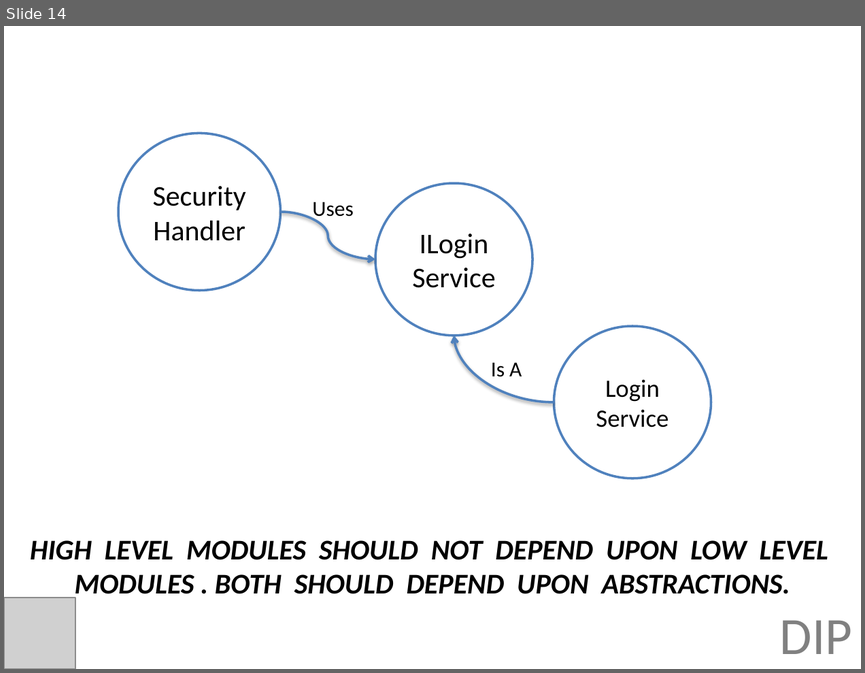
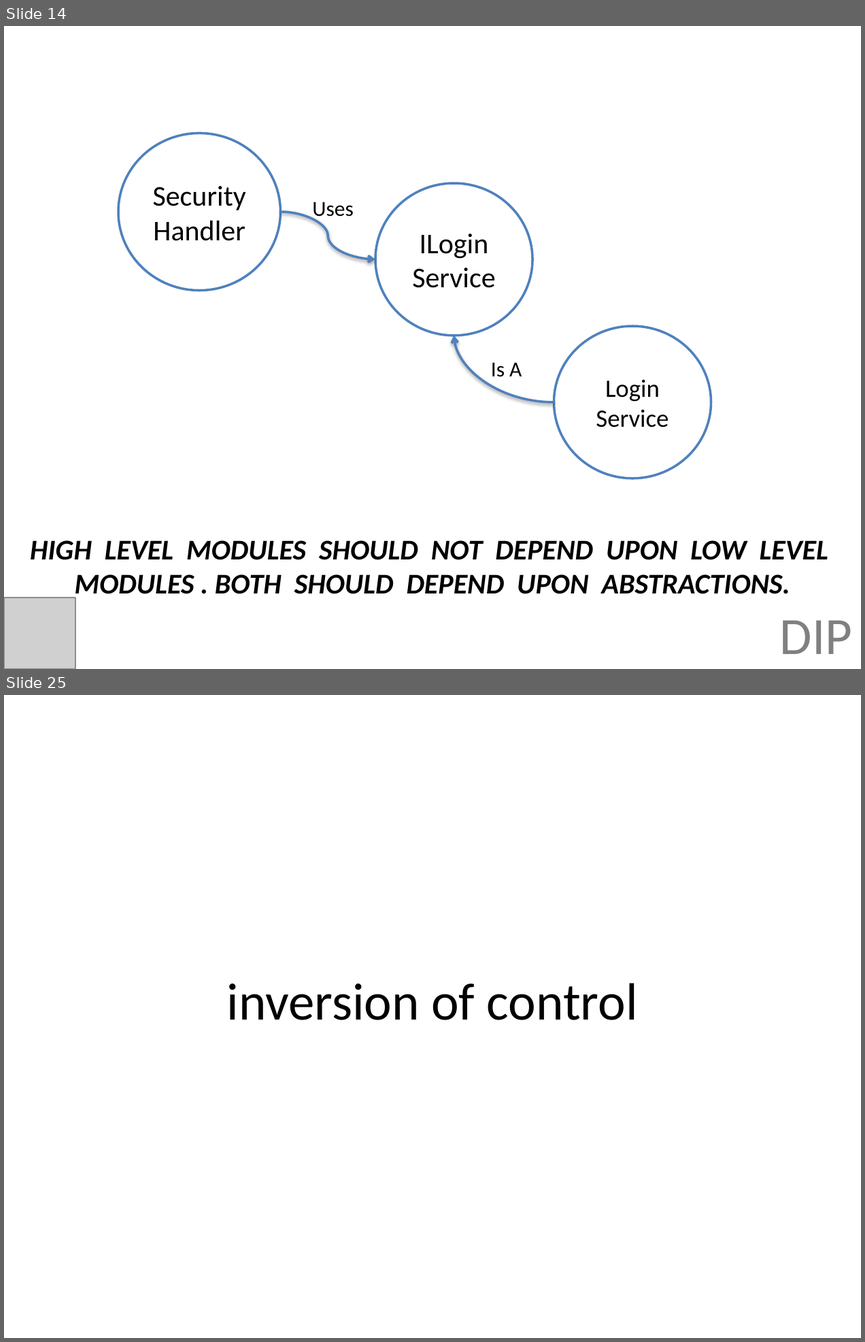
Before and after one commit to jonfuller/presentations, a slide deck: dependencies/dependencies.pptx. Shown one above the other, each under a label of ours: slide 14 before the commit, slides 14 and 25 after it; the slides between them are not shown. The pictures are 865x673 and 865x1342 pixels, drawn with LibreOffice and Linux fonts; fonts in the diff are those of the drawing; grey boxes stand for pictures. Boxes give left, top, right and bottom in pixels: in the first picture for what was removed or moved away, otherwise in the second. Text is boxed around its words. In the diff, an @@ line names an element or a change of style, - is before the commit and + after.

```diff
--- a/dependencies/dependencies.pptx
+++ b/dependencies/dependencies.pptx
@@ slide 25 added at (x1=4, y1=695, x2=861, y2=1338), background #FFFFFF @@
@@ title added at (x1=227, y1=983, x2=638, y2=1020), 44 pt, text #000000 @@
+inversion of control
```
Also in this commit, not shown: 14 other slides added.
